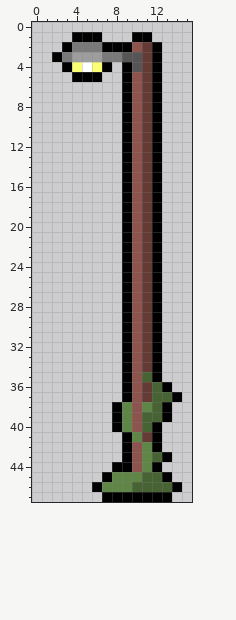
A pixel-art sprite gets an edit: res/Sprites/static/light01.png. The picture above was drawn from the file before the commit.
The file is 16x48 pixels.
The result:
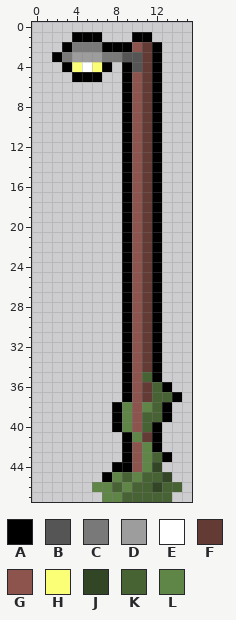
Palette (. is transparent): A #000000  B #555555  C #797979  D #9d9d9d  E #ffffff  F #633a34  G #8d544d  H #faff76  J #324625  K #476334  L #608647
Edits made:
{"y":44,"x":12,"old":"A","new":"J"}
{"y":45,"x":9,"old":"L","new":"K"}
{"y":45,"x":13,"old":"A","new":"J"}
{"y":46,"x":6,"old":"A","new":"L"}
{"y":46,"x":8,"old":"L","new":"K"}
{"y":46,"x":12,"old":"K","new":"J"}
{"y":46,"x":14,"old":"A","new":"K"}
{"y":47,"x":7,"old":"AAAAAAA","new":"LLKKKKK"}
{"label":"changed","picture_box":[92,462,182,502]}
